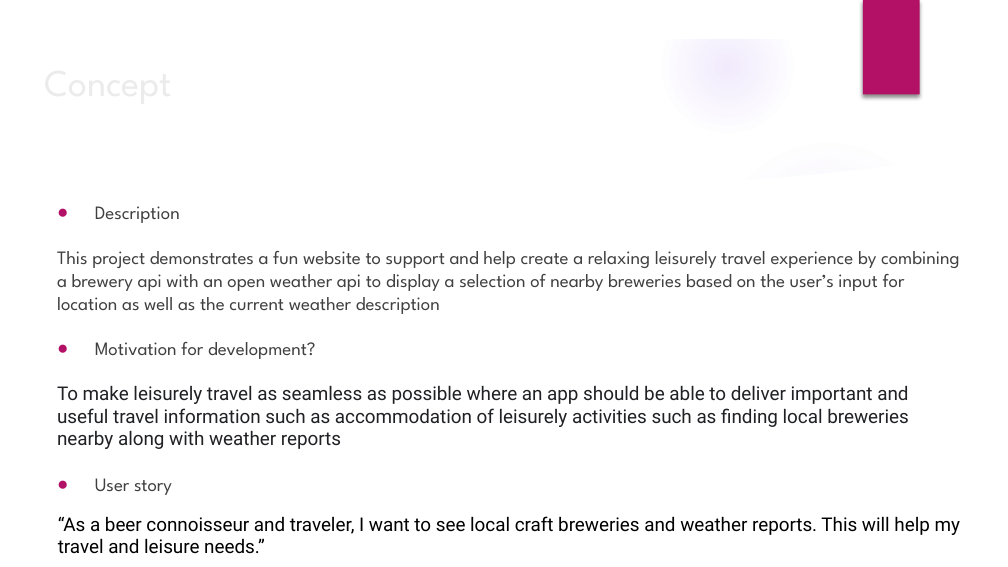
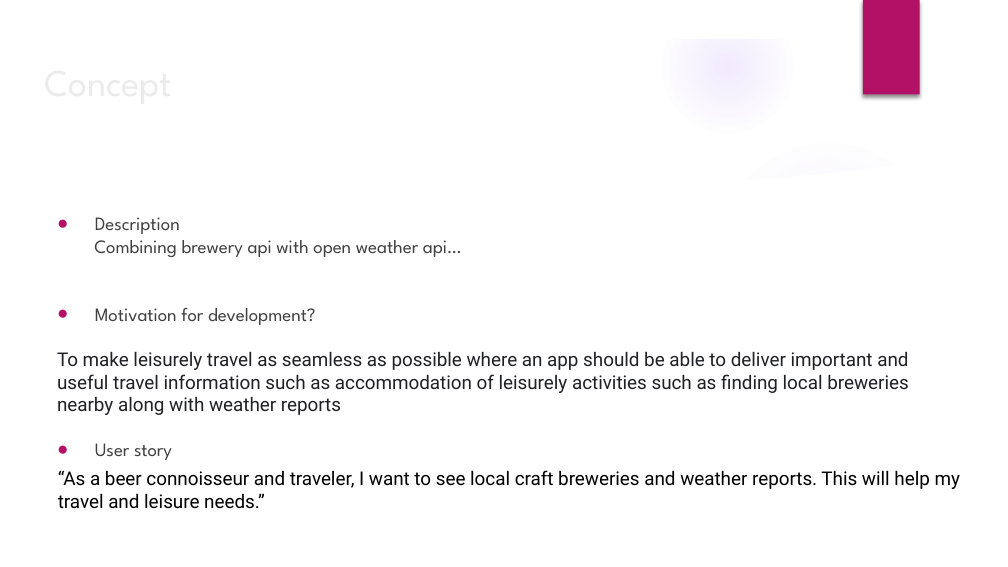
Before and after one commit to sdesire/APIs-For-IPAs, a slide deck: slide 3 of Project Presentation.pptx. Drawn at 1008x567 pixels with LibreOffice and Linux fonts; fonts in the diff are those of the drawing; background and template pictures are left out. Boxes give left, top, right and bottom in pixels: in the first picture for what was removed or moved away, otherwise in the second. Text is boxed around its words. In the diff, an @@ line names an element or a change of style, - is before the commit and + after.

```diff
--- a/Project Presentation.pptx
+++ b/Project Presentation.pptx
@@ text "Description": place and size @@
-text "Description" at box(57, 206, 960, 495)
+text "Description" at box(57, 217, 909, 460)
@@ text at box(94, 233, 462, 257): text changed @@
-This project demonstrates a fun website to support and help create a relaxing leisurely travel experience by combining a brewery api with an open weather api to display a selection of nearby breweries based on the user’s input for location as well as the current weather description
+Combining brewery api with open weather api…
@@ text "“As a beer connoisseur and ...": place and size @@
-text "“As a beer connoisseur and ..." at box(58, 516, 960, 554)
+text "“As a beer connoisseur and ..." at box(58, 470, 960, 509)
```
Also in this commit, not shown: 7 other slides changed.
